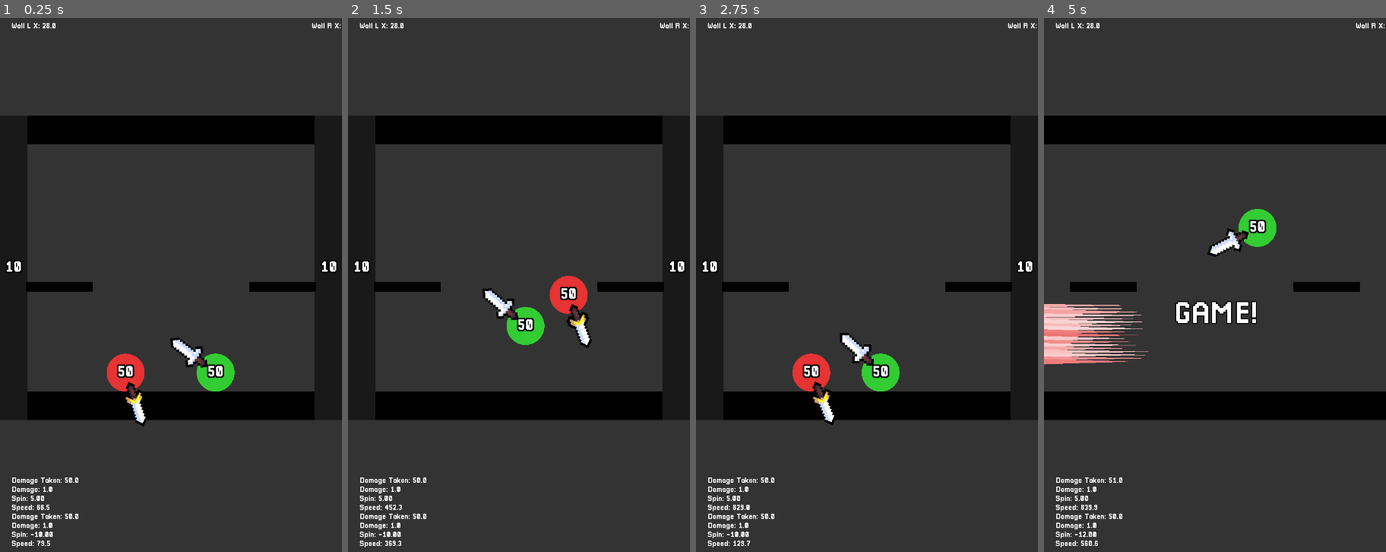
Above: before the commit, frames 1-4 (left to right).
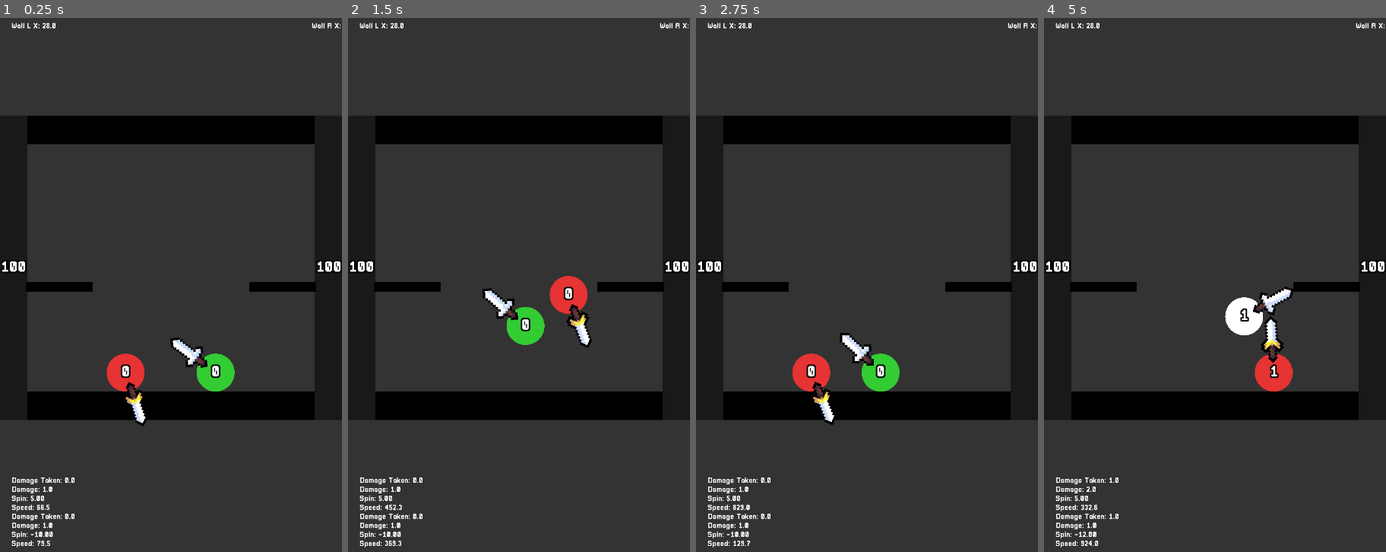
Above: after the commit, the same moments.

Repository: HarryLin349/Super-Smash-Balls
Game: Godot game, scene res://Main.tscn
Same seed, same stepped clock (60 frames per second), same inputs: the game is played once before the commit and once after it.
Inputs:
- Up to frame 1 (0.25 s): no input
- Up to frame 2 (1.5 s): no input
- Up to frame 3 (2.75 s): no input
- Up to frame 4 (5 s): no input

The runs differ from the first frame. In frame 1, 0.5% of the frame differs, in the area x 0-100%, y 45-94%; in frame 2, 0.5%; in frame 3, 0.5%; in frame 4, 13%, in the area x 0-100%, y 18-99%.

Commit message:
add win sound

Diff:
--- a/Ball.gd
+++ b/Ball.gd
@@ -47,7 +47,7 @@
 var _smoke_texture: Texture2D = null
 var _last_hitstun_bounce_ms := 0
 
-var damage_taken := 50.0
+var damage_taken := 0.0
 
 @onready var hp_label: Label = $HpLabel
 @onready var hitstun_trail_layer: Node2D = $HitstunTrailLayer
--- a/Main.gd
+++ b/Main.gd
@@ -21,6 +21,7 @@
 @onready var platform_left: StaticBody2D = $Platforms/PlatformLeft
 @onready var platform_right: StaticBody2D = $Platforms/PlatformRight
 @onready var sfx_ko: AudioStreamPlayer = $SfxKo
+@onready var sfx_victory: AudioStreamPlayer = $SfxVictory
 @onready var left_stats: Label = $UI/LeftStats
 @onready var right_stats: Label = $UI/RightStats
 @onready var game_label: Label = $UI/GameLabel
@@ -98,6 +99,8 @@
 			sfx_ko.play()
 		ball.queue_free()
 		_spawn_ko_effect(effect_color, ball_pos)
+		if sfx_victory != null:
+			sfx_victory.play()
 	_show_game_label()
 	_trigger_slowmo()
 
@@ -207,6 +210,7 @@
 	timer.timeout.connect(func() -> void:
 		Engine.time_scale = previous_scale
 	)
+
 
 func _spawn_ko_effect(base_color: Color, position_value: Vector2) -> void:
 	var host := get_tree().current_scene if get_tree().current_scene != null else self
--- a/Main.tscn
+++ b/Main.tscn
@@ -6,6 +6,7 @@
 [ext_resource type="Script" path="res://Wall.gd" id="4"]
 [ext_resource type="Script" path="res://Floor.gd" id="5"]
 [ext_resource type="AudioStream" uid="uid://dtw8o7wi62rte" path="res://sfx/ko-fx.mp3" id="6"]
+[ext_resource type="AudioStream" uid="uid://cjdoqj6khdajt" path="res://sfx/victory.mp3" id="7"]
 
 [sub_resource type="RectangleShape2D" id="1"]
 size = Vector2(200, 18)
@@ -31,6 +32,10 @@
 [node name="SfxKo" type="AudioStreamPlayer" parent="."]
 stream = ExtResource("6")
 volume_db = -3.0
+
+[node name="SfxVictory" type="AudioStreamPlayer" parent="."]
+stream = ExtResource("7")
+volume_db = -2.0
 
 [node name="Walls" type="Node2D" parent="."]
 
--- a/Wall.gd
+++ b/Wall.gd
@@ -1,7 +1,7 @@
 extends StaticBody2D
 class_name Wall
 
-@export var max_hp := 10
+@export var max_hp := 100
 @export var flash_time := 0.12
 @export var normal_color := Color(0.1, 0.1, 0.1, 1)
 @export var bounce_color := Color(1, 1, 1, 1)
Not shown: 1 places in Main.tscn that only renumber resources
Not shown, added: sfx/victory.mp3.import
Not shown, added: sfx/victory.mp3
